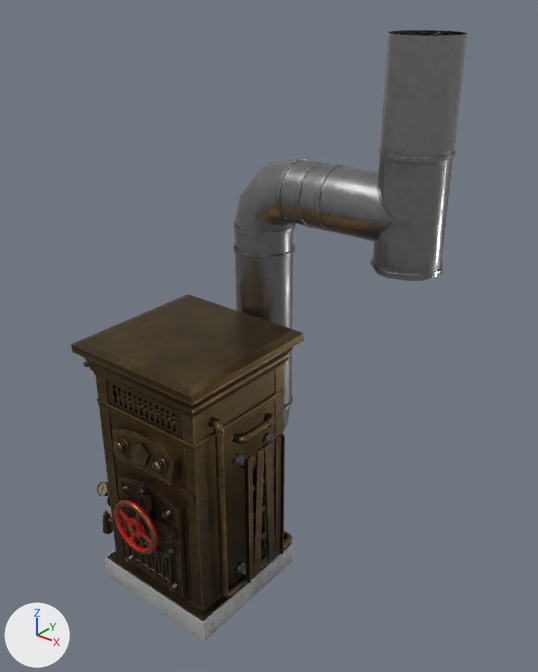
The glTF model public/assets/models/r2/vintage_boiler.glb, before and after one commit.
Before and after are seen from a 50 mm lens placed at (3.24, -3.19, 4.22), pointed at (0.4, 0.36, 2.02). Arrows for +X, +Y and +Z are at lower left; the lights stay in place. The picture after the commit comes second. Where no turn or scale is listed for an object, it has been applied to the vertices. Vertices at exactly the same position are counted once.

The first picture shows 'Body_Body_0', 'Body_Detail_0', 'Exhaust_Exhaust_0', 'Wheel_Detail_0'.
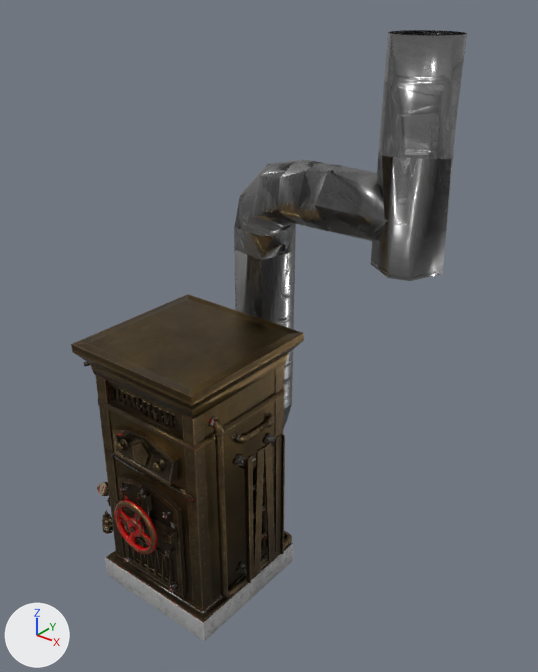
Where the newer file only moved an object's origin or applied its transform, the numbers keep the older frame.

Location of each change, (x1, y1, x2, y2) in pixels of the pictures (538 x 672 px):
'Exhaust_Exhaust_0', reshaped
    before: (233, 30, 467, 432)
    after: (234, 30, 467, 429)
'Body_Detail_0', reshaped, moved
    before: (83, 361, 293, 641)
    after: (84, 361, 293, 641)
part 1 of me_body_detail_0, cut back
    before: (83, 361, 293, 623)
    after: (84, 361, 275, 595)
part 2 of me_body_detail_0, surface changed
    before: (113, 433, 174, 517)
    after: (113, 433, 275, 563)
part 3 of me_exhaust_exhaust_0, reshaped
    before: (233, 30, 464, 432)

The edits, one by one:
me_body_detail_0 is used by ob_body_detail_0; location (-0.163, -0.017, 0.892).
me_body_detail_0 had 14175 vertices, 26305 faces and spanned x -0.74..0.74, y -0.55..0.55, z -0.89..0.89.
me_body_detail_0 now has 3229 vertices, 4866 faces and spans x -0.74..0.74, y -0.55..0.55, z -0.89..0.89.
me_body_detail_0 part 1: 330 vertices moved within x -0.72..0.71, y -0.53..0.5, z -0.68..0.88; 10954 vertices removed from x -0.74..0.72, y -0.55..0.55, z -0.72..0.88; 8 vertices added at x -0.37..0.35, y -0.51..0.47, z -0.68..0.14.
me_body_detail_0 part 2: 41 kept faces spanning x -0.38..0.71, y -0.54..0.34, z -0.61..0.82 get new texture (UV) coordinates.
me_exhaust_exhaust_0 is used by ob_exhaust_exhaust_0; location (0.58, 0.734, 2.302).
me_exhaust_exhaust_0 had 576 vertices, 1106 faces and spanned x -0.8..0.8, y -0.3..0.3, z -1.63..1.63.
me_exhaust_exhaust_0 now has 127 vertices, 221 faces and spans x -0.8..0.8, y -0.3..0.3, z -1.62..1.63.
me_exhaust_exhaust_0 part 3: 1 vertex moved within x -0.7, y -0.22, z -1.22; 449 vertices removed from x -0.8..0.8, y -0.3..0.3, z -1.63..1.63.
Object 'Body_Detail_0' (ob_body_detail_0) moves from (-0.163, -0.017, 0.892) to (-0.162, -0.017, 0.892).
